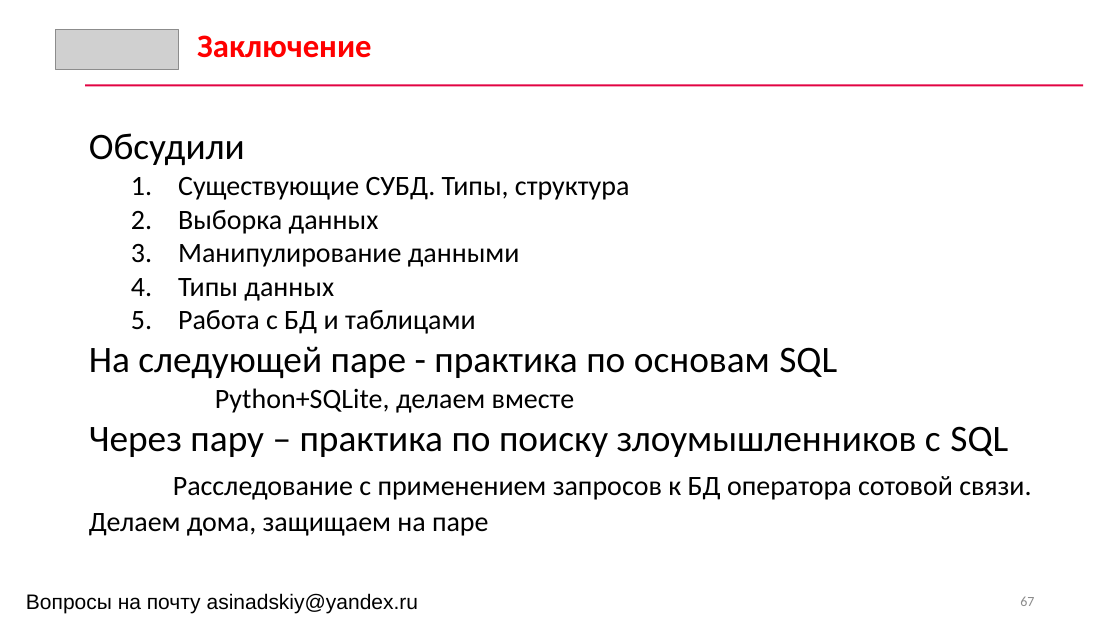
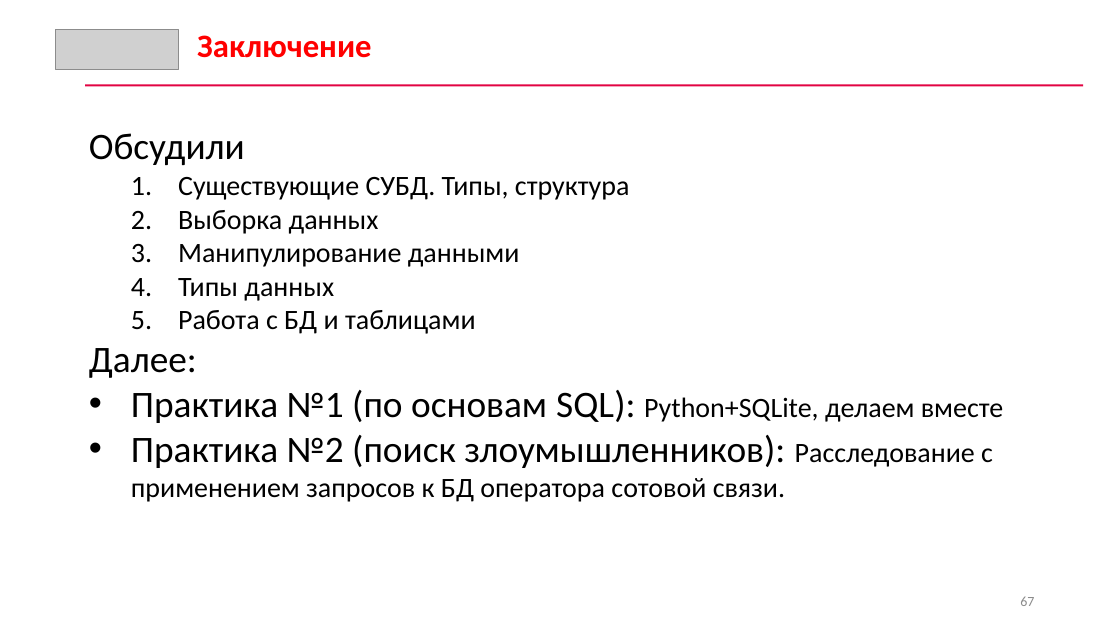
Before and after one commit to CyberLympha/data-analyze-for-cybersecurity, a slide deck: slide 67 of Лекции/3/Лекция 3 Методы хранения и анализа информации.pptx. Drawn at 1120x630 pixels with LibreOffice and Linux fonts; fonts in the diff are those of the drawing; grey boxes stand for pictures. Boxes give left, top, right and bottom in pixels: in the first picture for what was removed or moved away, otherwise in the second. Text is boxed around its words. In the diff, an @@ line names an element or a change of style, - is before the commit and + after.

```diff
--- a/Лекции/3/Лекция 3 Методы хранения и анализа информации.pptx
+++ b/Лекции/3/Лекция 3 Методы хранения и анализа информации.pptx
@@ text at box(89, 348, 1004, 502): text changed @@
-На следующей паре - практика по основам SQL
-  Python+SQLite, делаем вместе
-Через пару – практика по поиску злоумышленников с SQL
-Расследование с применением запросов к БД оператора сотовой связи. Делаем дома, защищаем на паре
+Далее:
+• Практика №1 (по основам SQL): Python+SQLite, делаем вместе
+• Практика №2 (поиск злоумышленников): Расследование с применением запросов к БД оператора сотовой связи.
@@ text removed at box(26, 593, 418, 613) @@
-Вопросы на почту asinadskiy@yandex.ru
```
Also in this commit, not shown: 7 other slides changed, 1 other file.
